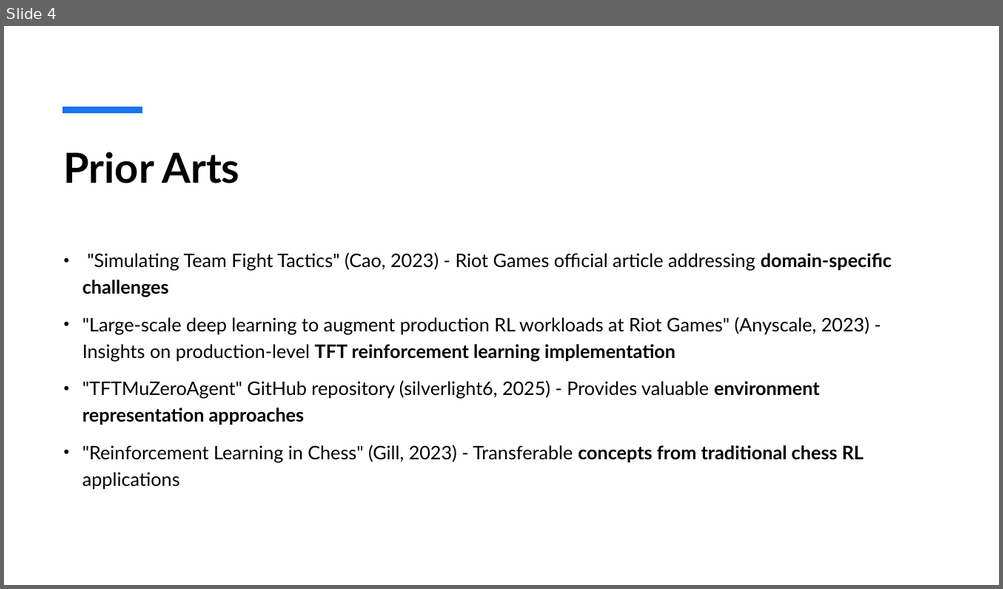
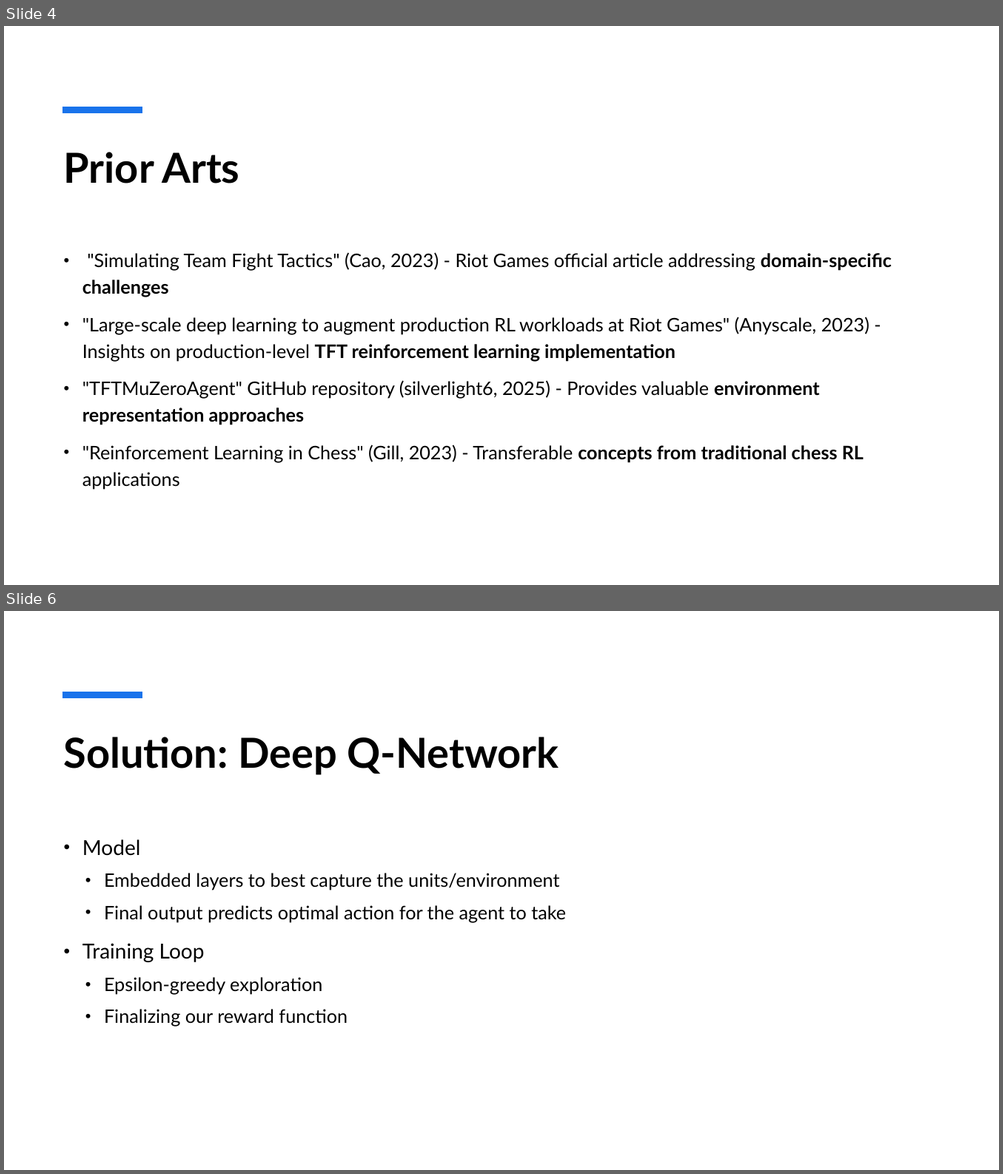
Before and after one commit to AGlebov-atbu/ds543-project, a slide deck: Documents/FinalPresentation.pptx. Shown one above the other, each under a label of ours: slide 4 before the commit, slides 4 and 6 after it; the slides between them are not shown. The pictures are 1003x589 and 1003x1174 pixels, drawn with LibreOffice and Linux fonts; fonts in the diff are those of the drawing. Boxes give left, top, right and bottom in pixels: in the first picture for what was removed or moved away, otherwise in the second. Text is boxed around its words. In the diff, an @@ line names an element or a change of style, - is before the commit and + after.

Commit message:
Finished the powerpoint

```diff
--- a/Documents/FinalPresentation.pptx
+++ b/Documents/FinalPresentation.pptx
@@ slide 6 added at <box>4,611,999,1170</box>, background #FFFFFF; not listed: 1 template element that a slide beside it also shows @@
@@ title added at <box>64,737,559,775</box>, 40 pt, text #000000, bold @@
+Solution: Deep Q-Network
@@ text added at <box>82,840,566,1027</box>, 18 pt, text #000000 @@
+• Model
+  • Embedded layers to best capture the units/environment
+  • Final output predicts optimal action for the agent to take
+• Training Loop
+  • Epsilon-greedy exploration
+  • Finalizing our reward function
```
Also in this commit, not shown: 1 slide changed, 2 other slides added, 5 slides removed, 3 other files.
